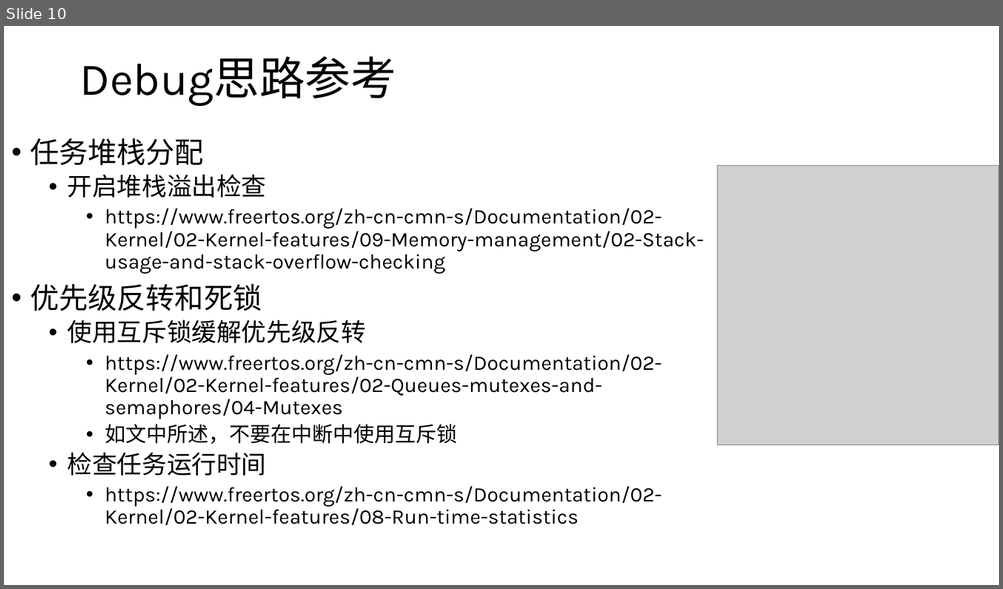
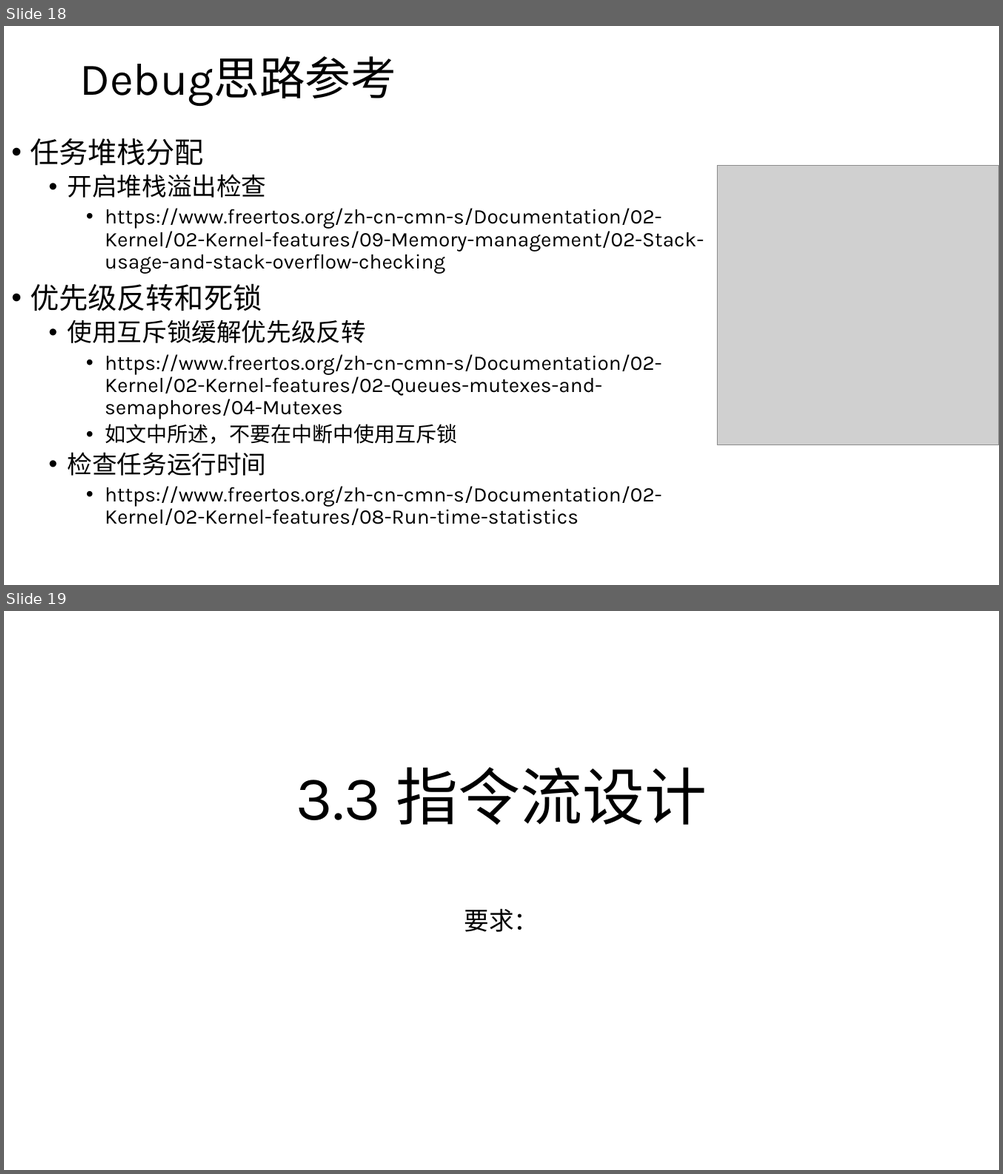
Before and after one commit to JLU-Robomaster-Embedded/embedded_tutorial, a slide deck: 3_RTOS与嵌入式程序设计.pptx. Shown one above the other, each under a label of ours: slide 10 before the commit, slides 18 and 19 after it. The pictures are 1003x589 and 1003x1174 pixels, drawn with LibreOffice and Linux fonts; fonts in the diff are those of the drawing; grey boxes stand for pictures. Boxes give left, top, right and bottom in pixels: in the first picture for what was removed or moved away, otherwise in the second. Text is boxed around its words. In the diff, an @@ line names an element or a change of style, - is before the commit and + after.

```diff
--- a/3_RTOS与嵌入式程序设计.pptx
+++ b/3_RTOS与嵌入式程序设计.pptx
@@ slide 19 added at [4,611,999,1170], background #FFFFFF @@
@@ title added at [296,767,706,825], 60 pt, text #000000 @@
+3.3 指令流设计
@@ subtitle added at [464,909,539,932], 24 pt, text #000000 @@
+要求：
@@ what was slide 10 is now slide 18 @@
```
Also in this commit, not shown: 2 slides changed, 10 other slides added.
